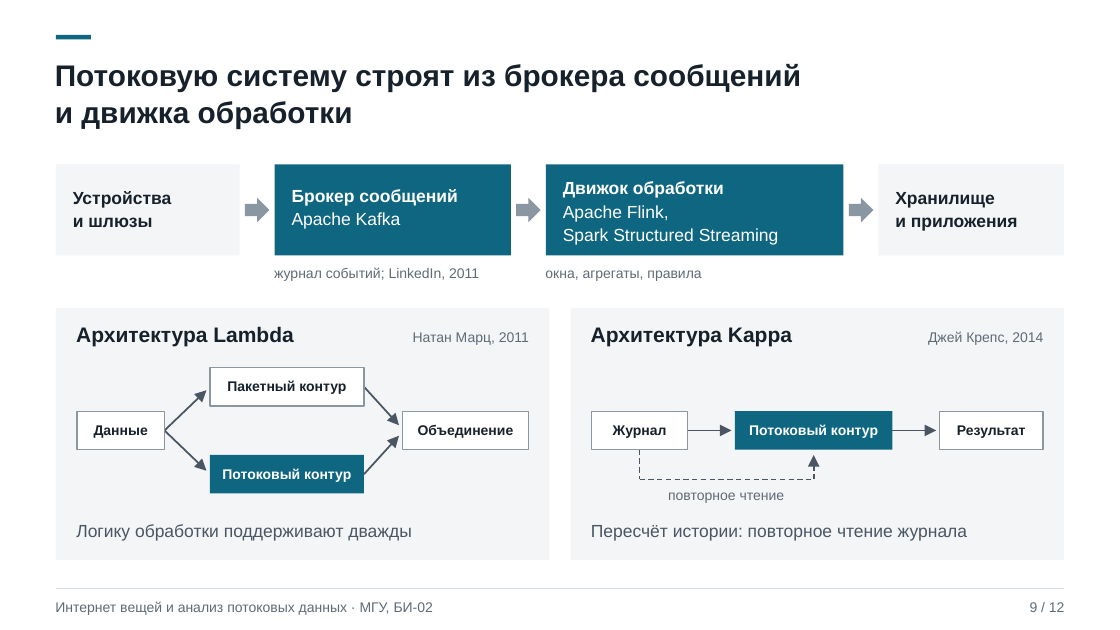
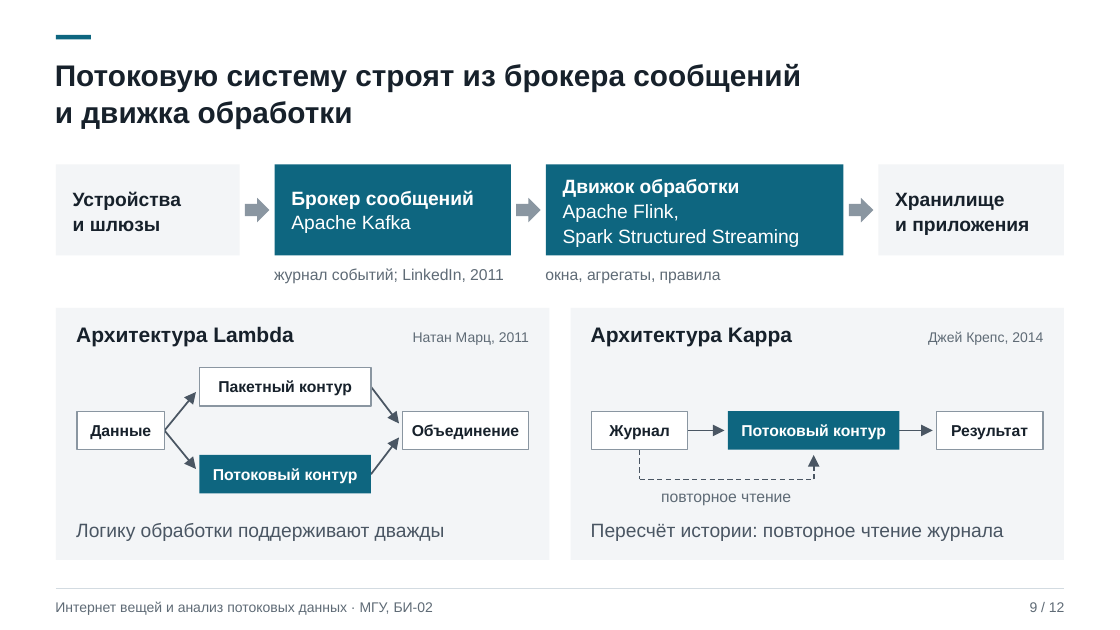
Before and after one commit to shualyyy/downloads-sorter, a slide deck: slide 9 of presentation-iot-streaming/Интернет вещей и анализ потоковых данных.pptx. Drawn at 1120x630 pixels with LibreOffice and Linux fonts; fonts in the diff are those of the drawing. Boxes give left, top, right and bottom in pixels: in the first picture for what was removed or moved away, otherwise in the second. Text is boxed around its words. In the diff, an @@ line names an element or a change of style, - is before the commit and + after.

```diff
--- a/presentation-iot-streaming/Интернет вещей и анализ потоковых данных.pptx
+++ b/presentation-iot-streaming/Интернет вещей и анализ потоковых данных.pptx
@@ size 15 to 16.5 pt; line spacing 19.5pt to 21pt in 3 elements at (73,191,181,231), (895,192,1029,235), (563,204,799,247) @@
@@ size 12 to 13.5 pt in 10 elements at (609,425,669,440), (90,425,151,439), (951,425,1028,440), (741,424,886,440), (218,380,352,396), (412,424,519,439), (213,468,358,484), (661,493,791,505), (545,271,721,284), (274,268,504,283) @@
@@ text "Пакетный контур": place and size @@
-text "Пакетный контур" at (227,380,346,394)
+text "Пакетный контур" at (218,380,352,396)
@@ rectangle: place and size @@
-rectangle at (210,368,364,407)
+rectangle at (200,368,371,407)
@@ arrow moved from (364, 386) - (399, 425) to (371, 386) - (399, 423) @@
@@ arrow moved from (165, 430) - (207, 391) to (165, 430) - (196, 392) @@
@@ rectangle: place and size @@
-rectangle at (735,412,893,450)
+rectangle at (728,412,900,450)
@@ arrow moved from (165, 430) - (207, 471) to (165, 430) - (196, 469) @@
@@ arrow moved from (364, 475) - (399, 436) to (371, 475) - (399, 438) @@
@@ arrow moved from (688, 430) - (732, 431) to (688, 430) - (724, 431) @@
@@ text "Потоковый контур": place and size @@
-text "Потоковый контур" at (749,424,878,438)
+text "Потоковый контур" at (741,424,886,440)
@@ arrow moved from (892, 430) - (937, 431) to (900, 430) - (933, 431) @@
@@ text "Потоковый контур": place and size @@
-text "Потоковый контур" at (222,468,351,482)
+text "Потоковый контур" at (213,468,358,484)
@@ rectangle: place and size @@
-rectangle at (210,455,364,494)
+rectangle at (200,455,371,494)
@@ text "повторное чтение": place and size @@
-text "повторное чтение" at (668,492,785,503)
+text "повторное чтение" at (661,493,791,505)
@@ size 15 to 16.5 pt in 5 elements at (591,523,1003,541), (563,179,740,197), (291,190,474,209), (291,215,411,233), (76,523,445,541) @@
```
Also in this commit, not shown: 11 other slides changed, 1 other file.
